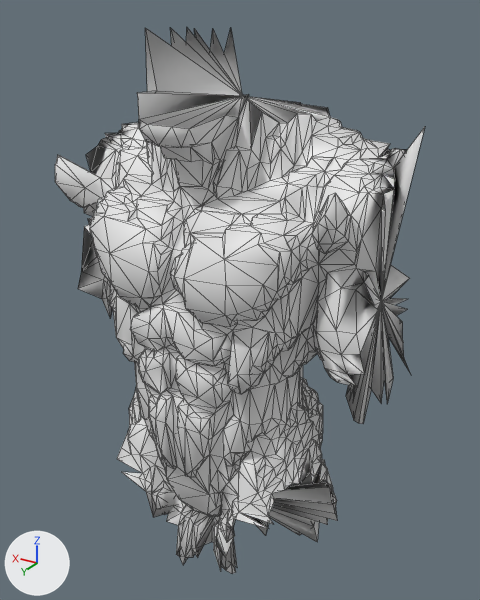
Two versions of the OBJ model src/main/resources/assets/kn8/meshes/kaiju_no9_isao/body.obj, one commit apart.
One viewpoint serves both versions: a 50 mm camera at (-0.607, 0.985, 1.877) aimed at (0.008, -0.039, 1.365). The axes (+X, +Y, +Z) are drawn at lower left. The lights are the same throughout. The first picture is the older version. Mesh edges are drawn as thin lines. Where no turn or scale is listed for an object, it has been applied to the vertices. Vertices at exactly the same position are counted once.

Objects in the first picture: 'body'.
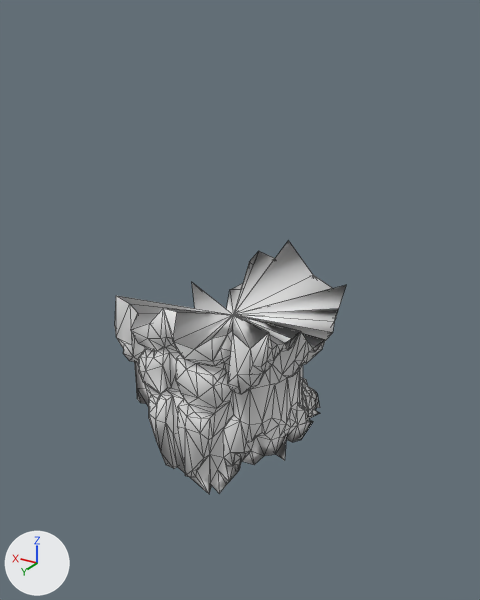
What differs and where, as boxes [x1, y1, x2, y2] in the pictures (480 x 600 px):
'body', reshaped (37% narrower, 53% shorter)
    before: [55, 28, 425, 573]
    after: [115, 240, 346, 494]
part 1 of me_body, cut back
    before: [55, 28, 425, 573]
    after: [118, 240, 346, 493]

What the commit changed:
me_body is used by ob_body; location (0.0, 0.0, 0.0).
me_body had 1843 vertices, 3681 faces and spanned x -0.331..0.301, y -0.228..0.191, z 0.738..1.857.
me_body now has 470 vertices, 936 faces and spans x -0.186..0.198, y -0.175..0.185, z 1.017..1.456.
me_body part 1: 1375 vertices removed from x -0.331..0.301, y -0.228..0.191, z 0.738..1.857; 2 vertices added at x -0.009..-0.007, y 0.008..0.013, z 1.132..1.358.
